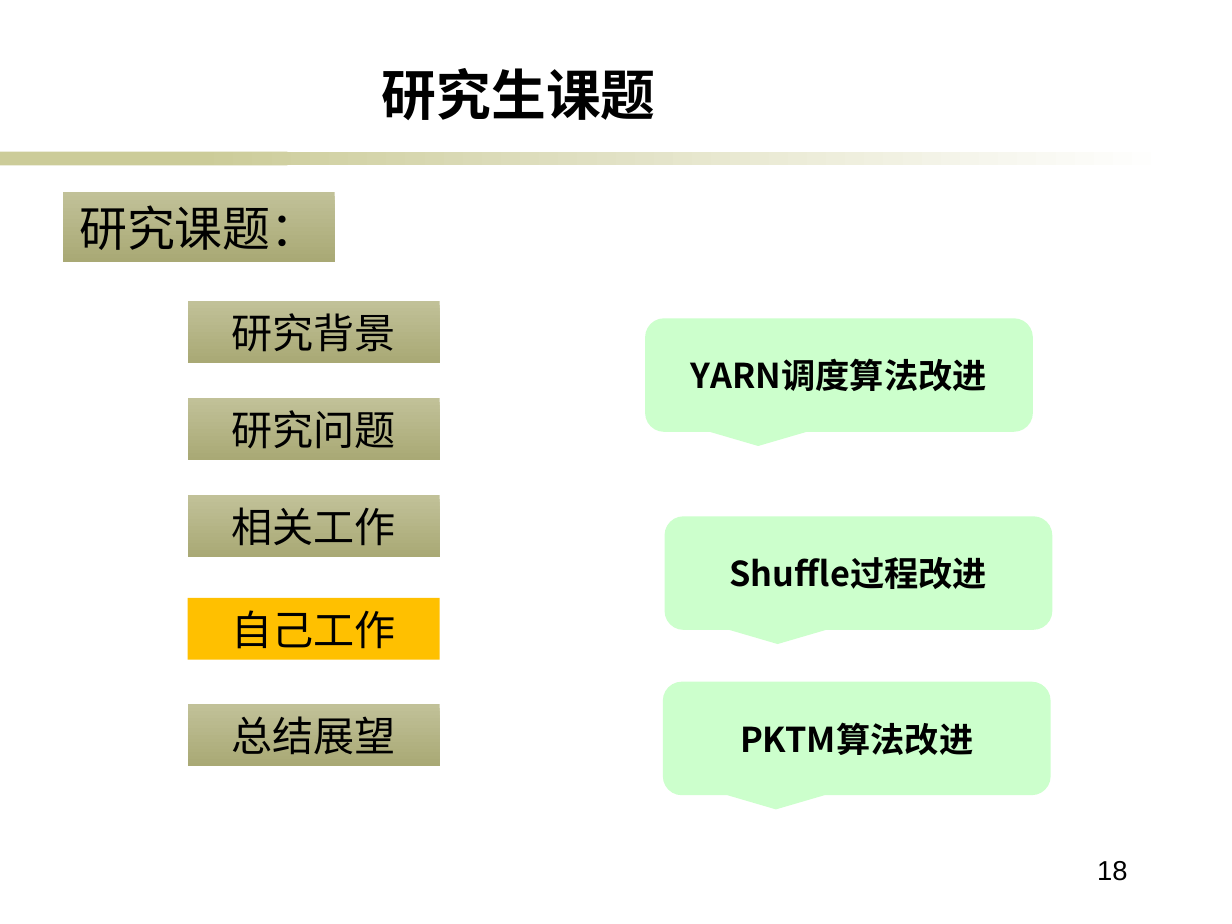
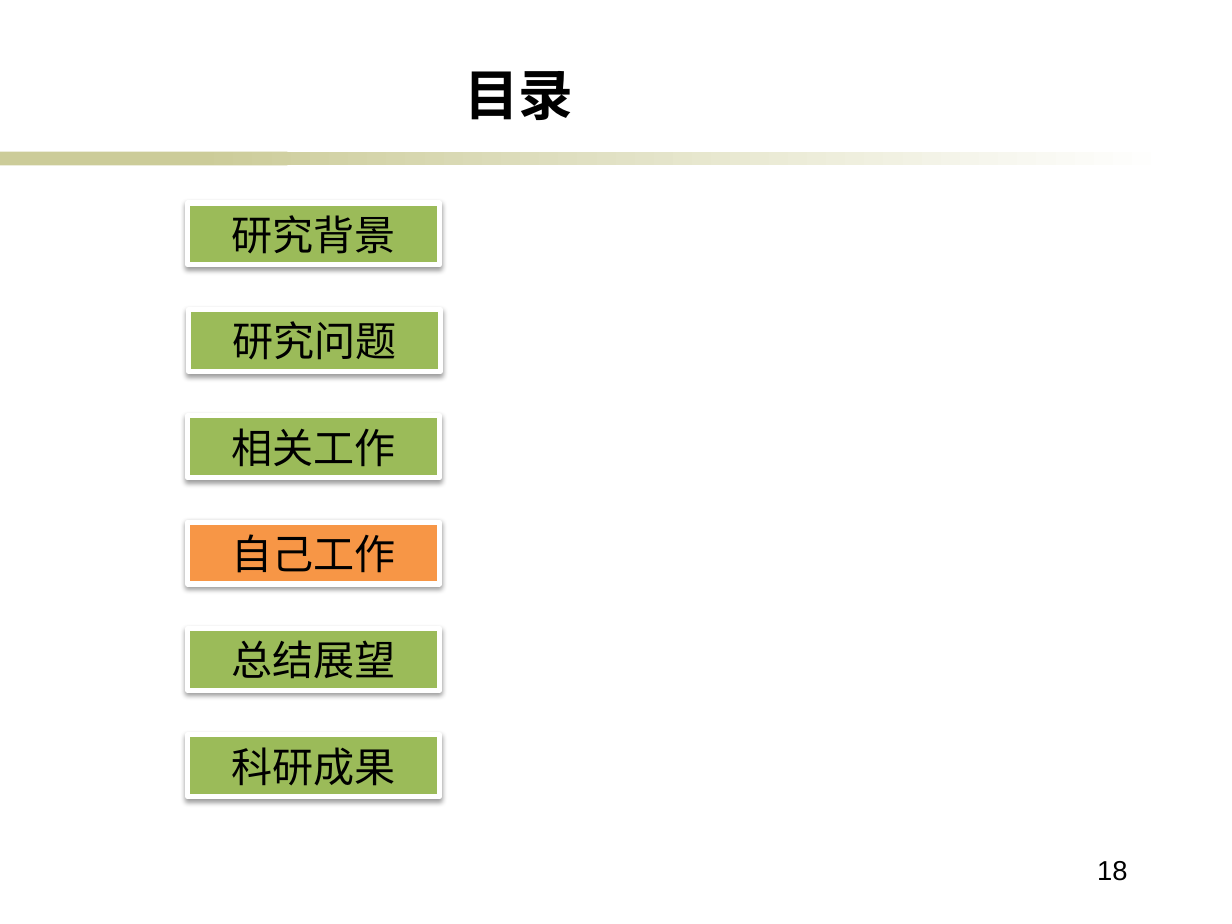
Before and after one commit to ericsonyc/paper, a slide deck: slide 18 of 毕业答辩.pptx. Drawn at 1232x924 pixels with LibreOffice and Linux fonts; fonts in the diff are those of the drawing; background and template pictures are left out. Boxes give left, top, right and bottom in pixels: in the first picture for what was removed or moved away, otherwise in the second. Text is boxed around its words. In the diff, an @@ line names an element or a change of style, - is before the commit and + after.

```diff
--- a/毕业答辩.pptx
+++ b/毕业答辩.pptx
@@ text at [464, 71, 574, 120]: text changed @@
-研究生课题
+目录
@@ rectangle removed at [63, 192, 334, 262] @@
-研究课题：
@@ fill gradient #C1C198 to #A9A975 to #9BBB59; outline none to #FFFFFF 3 pt; shadow on in 4 elements at [187, 628, 440, 690], [187, 416, 440, 478], [188, 309, 441, 371], [187, 203, 440, 265] @@
@@ rectangle "研究背景": place and size @@
-rectangle "研究背景" at [187, 301, 440, 362]
+rectangle "研究背景" at [187, 203, 440, 265]
@@ rectangle "研究问题": place and size @@
-rectangle "研究问题" at [187, 398, 440, 460]
+rectangle "研究问题" at [188, 309, 441, 371]
@@ rounded speech box removed at [646, 318, 1034, 431] @@
-YARN调度算法改进
@@ rectangle "相关工作": place and size @@
-rectangle "相关工作" at [187, 495, 440, 557]
+rectangle "相关工作" at [187, 416, 440, 478]
@@ rectangle "自己工作": place and size @@
-rectangle "自己工作" at [187, 598, 440, 659]
+rectangle "自己工作" at [187, 522, 440, 584]
@@ rectangle "自己工作" at [187, 522, 440, 584]: fill #FFC000 to #F79646; outline none to #FFFFFF 3 pt; shadow on @@
@@ rounded speech box removed at [664, 516, 1052, 630] @@
-Shuffle过程改进
@@ rectangle "总结展望": place and size @@
-rectangle "总结展望" at [187, 705, 440, 766]
+rectangle "总结展望" at [187, 628, 440, 690]
@@ rounded speech box removed at [663, 681, 1051, 795] @@
-PKTM算法改进
@@ rectangle added at [187, 734, 440, 796], fill #9BBB59, outline #FFFFFF 3 pt, 24 pt, text #000000 @@
+科研成果
```
Also in this commit, not shown: 9 other slides changed, 1 slide added.
